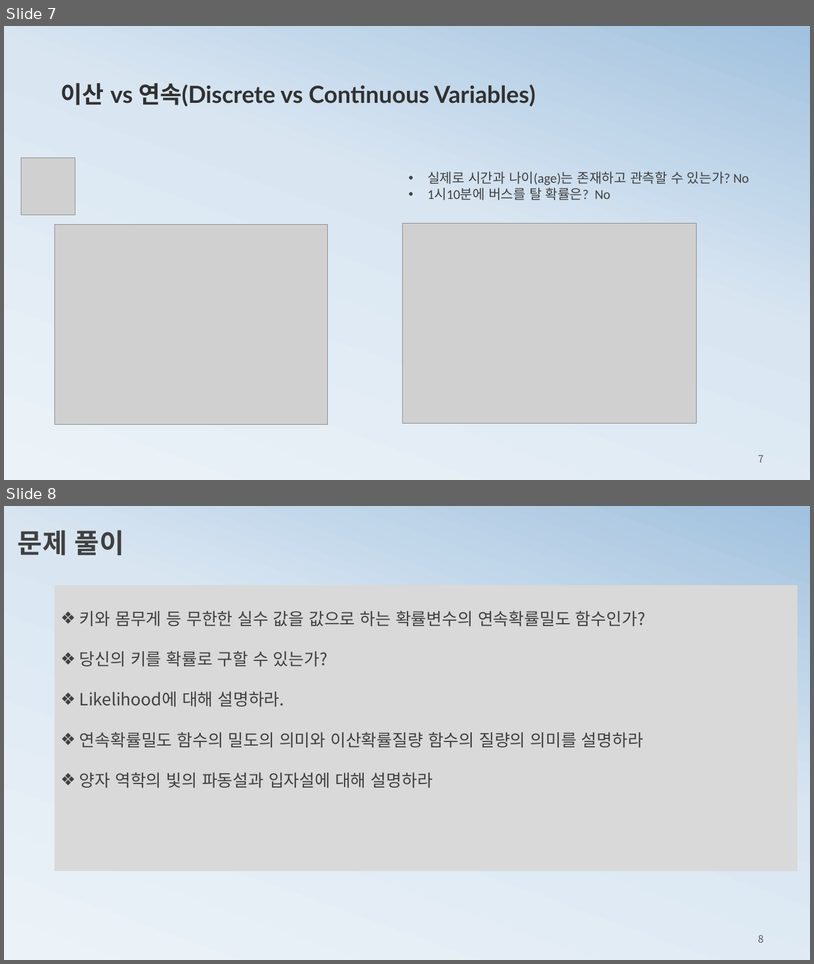
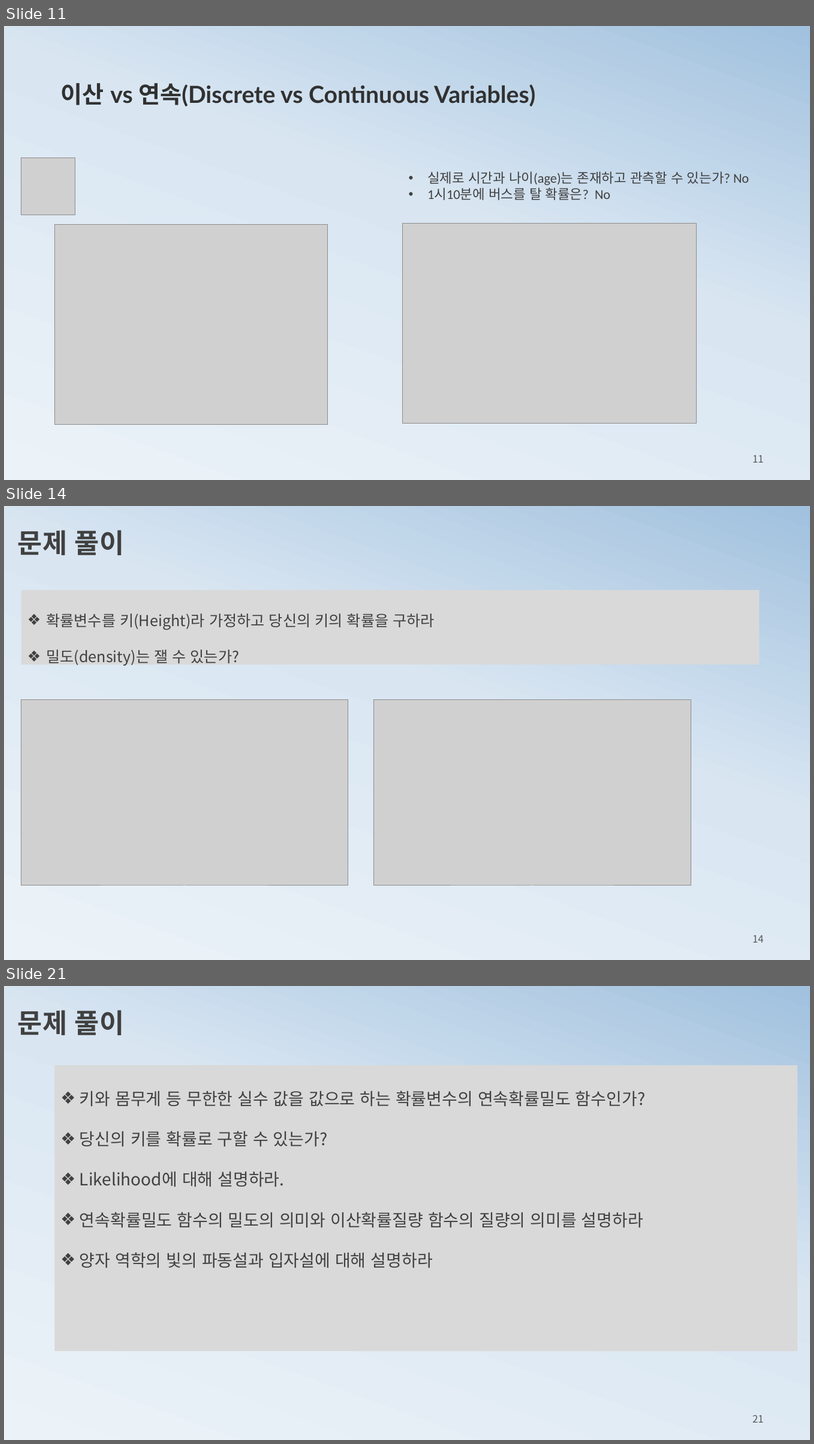
Before and after one commit to ancestor9/mathematics-for-machine-learning, a slide deck: 2_probability theory for machine learning.pptx. Shown one above the other, each under a label of ours: slides 7 and 8 before the commit, slides 11, 14 and 21 after it; the slides between them are not shown. The pictures are 814x964 and 814x1444 pixels, drawn with LibreOffice and Linux fonts; fonts in the diff are those of the drawing; grey boxes stand for pictures. Boxes give left, top, right and bottom in pixels: in the first picture for what was removed or moved away, otherwise in the second. Text is boxed around its words. In the diff, an @@ line names an element or a change of style, - is before the commit and + after.

```diff
--- a/2_probability theory for machine learning.pptx
+++ b/2_probability theory for machine learning.pptx
@@ slide 14 added at <box>4,506,810,960</box>, background gradient #ECF3F8 to #D9E6F2 to #A1C1DE @@
@@ text added at <box>18,530,124,555</box>, 32 pt, text #404040, bold @@
+문제 풀이
@@ rectangle added at <box>21,590,760,664</box>, fill #D9D9D9, 18 pt, text #404040 @@
+❖ 확률변수를 키(Height)라 가정하고 당신의 키의 확률을 구하라
+❖ 밀도(density)는 잴 수 있는가?
@@ picture added at <box>21,700,348,885</box> @@
@@ picture added at <box>374,700,691,885</box> @@
@@ page number added at <box>753,934,764,942</box>, 12 pt, text #595959 @@
+14
@@ what was slide 7 is now slide 11 @@
@@ page number at <box>753,454,764,462</box>: text changed @@
-7
+11
@@ what was slide 8 is now slide 21 @@
@@ page number at <box>753,1414,764,1422</box>: text changed @@
-8
+21
```
Also in this commit, not shown: 3 slides changed, 22 other slides added.
